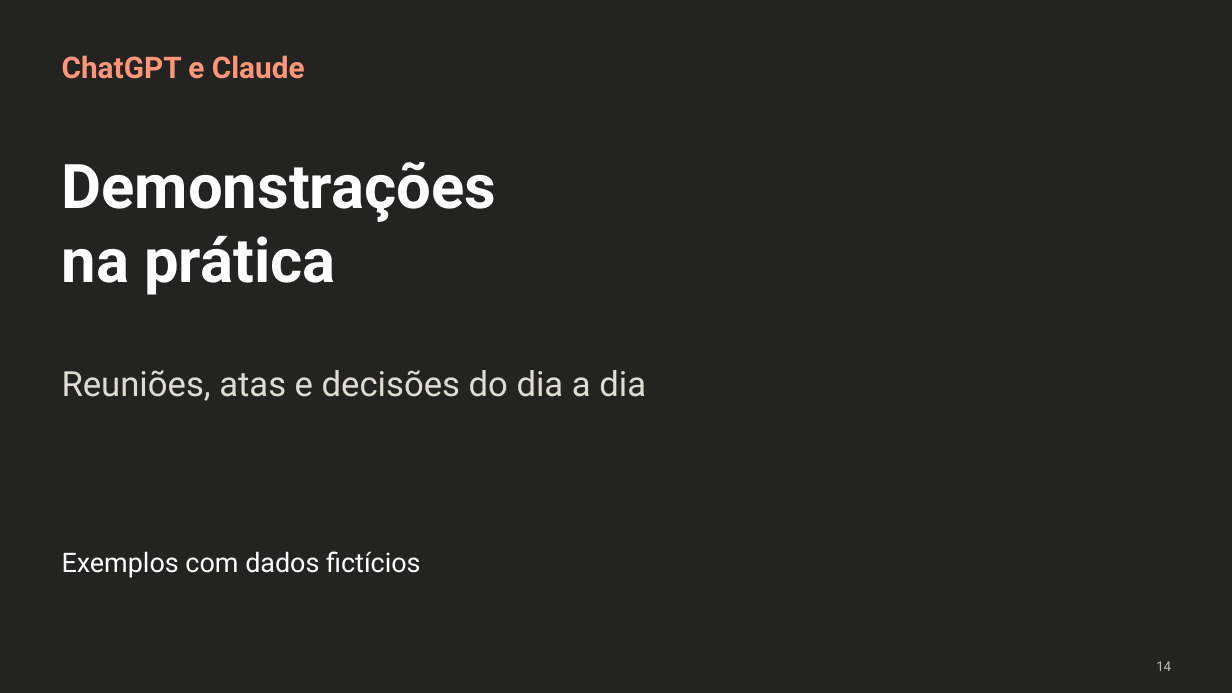
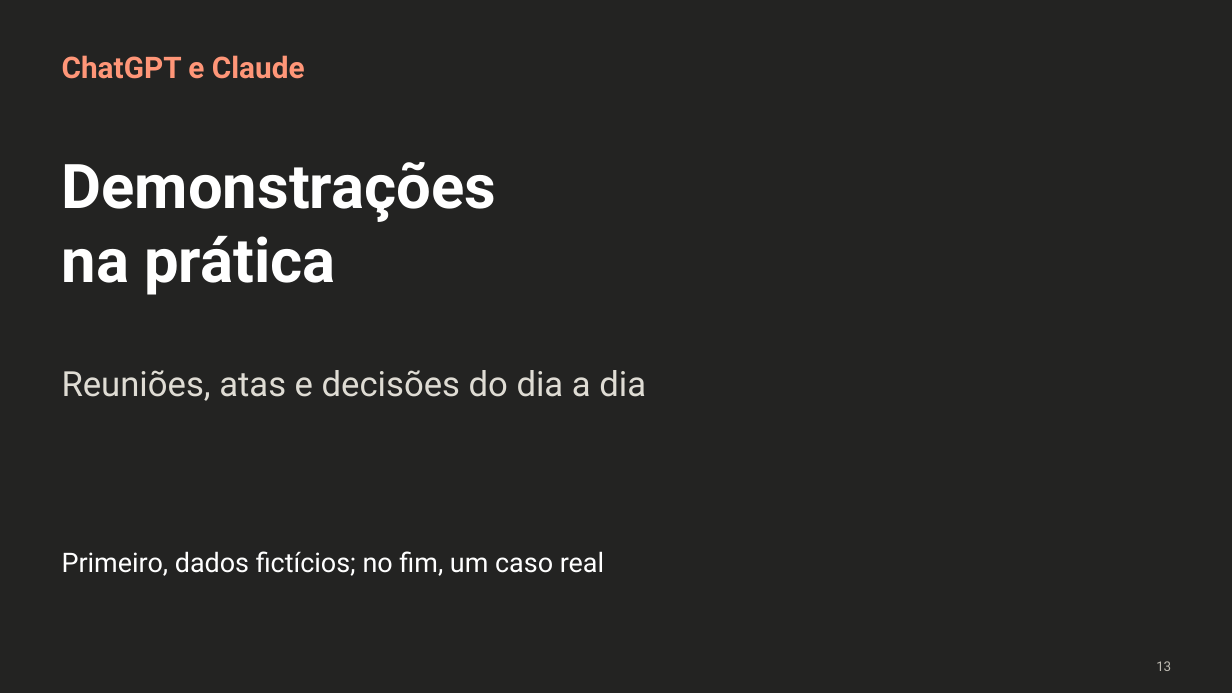
Before and after one commit to LawrenceTeixeira/Secretariado, a slide deck: slide 13 of Lawrence Teixeira - Agentes de IA.pptx (slide 14 before the commit). Drawn at 1232x693 pixels with LibreOffice and Linux fonts; fonts in the diff are those of the drawing. Boxes give left, top, right and bottom in pixels: in the first picture for what was removed or moved away, otherwise in the second. Text is boxed around its words. In the diff, an @@ line names an element or a change of style, - is before the commit and + after.

```diff
--- a/Lawrence Teixeira - Agentes de IA.pptx
+++ b/Lawrence Teixeira - Agentes de IA.pptx
@@ text at (x1=62, y1=551, x2=604, y2=576): text changed @@
-Exemplos com dados fictícios
+Primeiro, dados fictícios; no fim, um caso real
@@ text at (x1=1156, y1=661, x2=1171, y2=671): text changed @@
-14
+13
```
Also in this commit, not shown: 17 other slides changed, 1 slide added, 6 slides removed, 15 other files.
